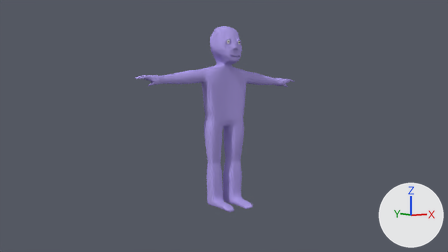
An edit to the Blender file gus_animation.blend, drawn before and after from the same camera.
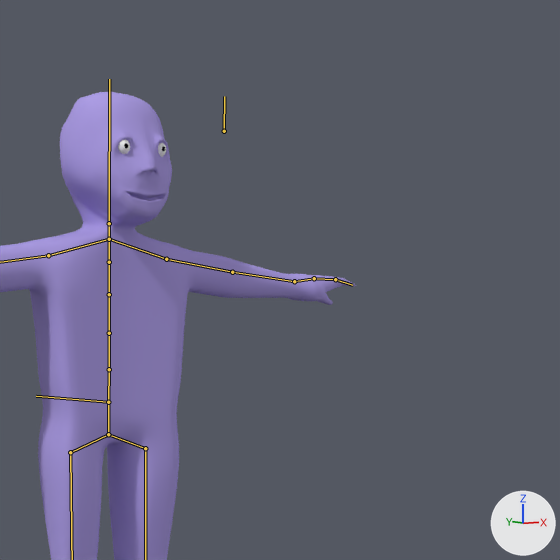
Each version is shown from the file's camera 'Camera', then close up on the part from 43% to 79% of the width and 0% to 63% of the height. Arrows for +X, +Y and +Z are at lower right; the lights stay in place. The bones that bend it are drawn over the model as lines in the close-ups.
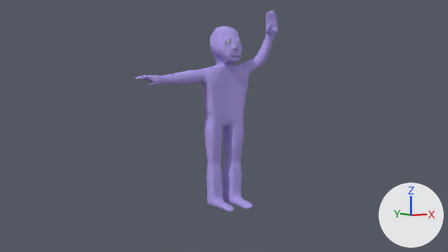
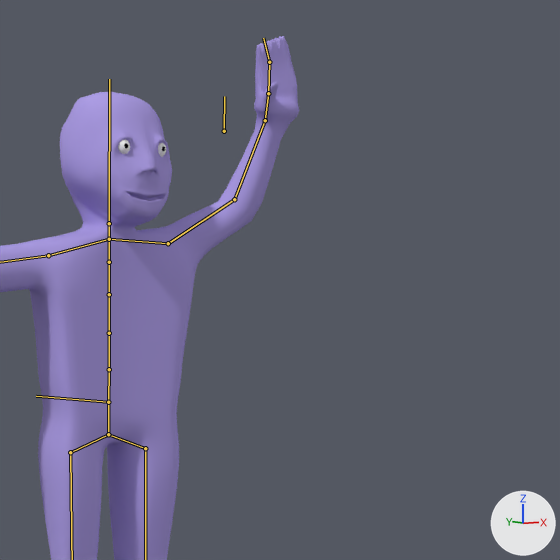
The newer file adds an action. The first version stands in its rest pose; the second is drawn at frame 1 of the action 'ArmatureAction.002'.

Pixel boxes (x1, y1, x2, y2) of what changed, in the close-ups (560 x 560 px):
'Plane', posed
    before: (0, 92, 356, 560)
    after: (0, 36, 299, 560)
bone 'shoulder.l', root to tip
    before: (109, 239) to (166, 259)
    after: (109, 239) to (168, 243)
bone 'upper_arm.l', root to tip
    before: (166, 259) to (232, 272)
    after: (168, 243) to (234, 199)
bone 'lower_arm.l', root to tip
    before: (232, 272) to (294, 281)
    after: (234, 199) to (265, 120)
bone 'hand.l', root to tip
    before: (294, 281) to (314, 278)
    after: (265, 120) to (268, 93)
bone 'finger1.l', root to tip
    before: (314, 278) to (335, 279)
    after: (268, 93) to (269, 62)
bone 'finger2.l', root to tip
    before: (335, 279) to (352, 285)
    after: (269, 62) to (263, 38)

What the commit changed:
Bone 'shoulder.l' (bone_shoulder_l) turns from (0, 0, 0) to (13, 0, 0) degrees about its own x, y and z.
Bone 'upper_arm.l' (bone_upper_arm_l) turns from (0, 0, 0) to (29, -11, -16) degrees about its own x, y and z.
Bone 'lower_arm.l' (bone_lower_arm_l) turns from (0, 0, 0) to (39, -27, -35) degrees about its own x, y and z.
Bone 'hand.l' (bone_hand_l) turns from (0, 0, 0) to (-16, -39, -9) degrees about its own x, y and z.
Bone 'finger1.l' (bone_finger1_l) turns from (0, 0, 0) to (8, 2, -6) degrees about its own x, y and z.
Bone 'finger2.l' (bone_finger2_l) turns from (0, 0, 0) to (8, 6, -18) degrees about its own x, y and z.
